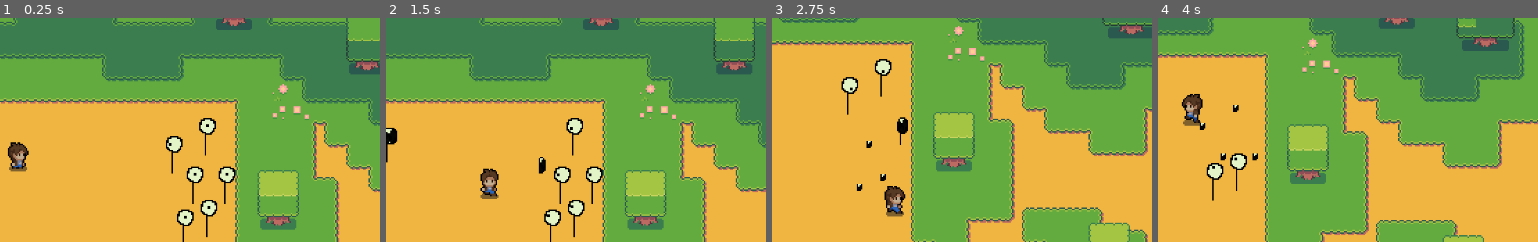
Above: before the commit, frames 1-4 (left to right).
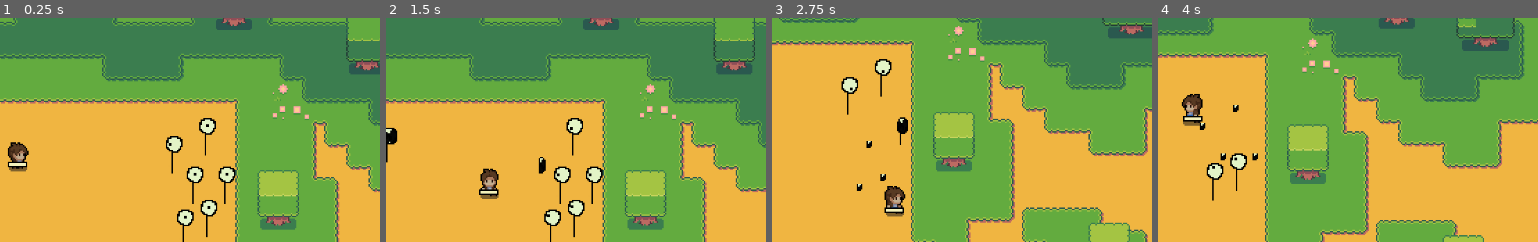
Above: after the commit, the same moments.

Repository: quimnuss/biopunk2d
Game: Godot game, scene res://levels/world.tscn
Same seed, same stepped clock (60 frames per second), same inputs: the game is played once before the commit and once after it.
Inputs:
- Up to frame 1 (0.25 s): no input
- Up to frame 2 (1.5 s): hold D (move_right) 0.53-1.28 s; hold E (interact) 0.53-1.28 s; hold S (move_down) from 1.28 s (still down); tap E (interact) at 1.35 s
- Up to frame 3 (2.75 s): release S (move_down) at 2.03 s; hold D (move_right) from 2.03 s (still down); hold E (interact) from 2.03 s (still down)
- Up to frame 4 (4 s): release D (move_right) at 2.78 s; release E (interact) at 2.78 s; hold W (move_up) 2.78-3.53 s; tap E (interact) at 2.85 s; hold A (move_left) from 3.53 s (still down); hold E (interact) from 3.53 s (still down)
The pictures show only the part of the screen within x 45-95%, y 17-67%; the shares and areas given below are measured in that part.

The runs differ from the first frame. In frame 1, 0.1% of the frame differs, in the area x 2-8%, y 63-67%; in frame 2, 0.1%; in frame 3, 0.1%, in the area x 29-35%, y 84-88%; in frame 4, 0.1%.

Commit message:
wip projectile

Diff:
--- a/actors/player/explorer.gd
+++ b/actors/player/explorer.gd
@@ -2,6 +2,8 @@
 extends CharacterBody2D
 @onready var sprite_2d: Sprite2D = $Anchor/Sprite2D
 @onready var animation_player: AnimationPlayer = $AnimationPlayer
+@onready var hand : Node2D = $Hand
+@export var last_obj : Node2D
 
 var last_walk_velocity : Vector2 = Vector2.ZERO
 
@@ -10,6 +12,8 @@
 var grabbable_objects : Array[Grabbable]
 
 var tool : Node2D
+
+var is_shooting : bool = false
 
 func _input(event: InputEvent) -> void:
     if event.is_action_pressed("interact") and last_obj:
@@ -26,6 +30,10 @@
         sprite_2d.flip_h = true
     elif direction.x > 0:
         sprite_2d.flip_h = false
+
+    if Input.is_action_just_pressed("shoot") and last_obj:
+        if tool:
+            shoot()
 
     if direction:
         velocity = direction * SPEED
@@ -56,7 +64,13 @@
 func closest_object(a : Node2D, b : Node2D):
     return self.global_position.distance_to(a.global_position) < self.global_position.distance_to(b.global_position)
 
-@export var last_obj : Node2D
+func shoot():
+    if is_shooting:
+        return
+    is_shooting = true
+
+    var start_position := self.global_position
+    var direction = -1 if sprite_2d.flip_h else 1
 
 func grabbable_changed():
     if not grabbable_objects and last_obj:
--- a/actors/player/explorer.tscn
+++ b/actors/player/explorer.tscn
@@ -2,6 +2,8 @@
 
 [ext_resource type="Script" uid="uid://b3t7hocj8h1je" path="res://actors/player/explorer.gd" id="1_hjlto"]
 [ext_resource type="Texture2D" uid="uid://e0cqobxwd1jy" path="res://actors/player/assets/player.png" id="2_xd2sl"]
+[ext_resource type="Script" uid="uid://x2gdyb3lkcy0" path="res://actors/player/projectile.gd" id="3_i26ny"]
+[ext_resource type="Texture2D" uid="uid://bhcn05ejrghsw" path="res://assets/stripe.png" id="4_1swmn"]
 
 [sub_resource type="CapsuleShape2D" id="CapsuleShape2D_xd2sl"]
 radius = 7.0
@@ -146,6 +148,12 @@
 [sub_resource type="CircleShape2D" id="CircleShape2D_xd2sl"]
 radius = 22.022715
 
+[sub_resource type="Curve2D" id="Curve2D_qmotx"]
+_data = {
+"points": PackedVector2Array(0, 0, 75, -150, 0, 0, 0, 0, 0, 0, 150, 0)
+}
+point_count = 2
+
 [node name="Explorer" type="CharacterBody2D" unique_id=1401498306]
 collision_layer = 2
 script = ExtResource("1_hjlto")
@@ -178,5 +186,15 @@
 [node name="Hand" type="Node2D" parent="." unique_id=1584428716]
 position = Vector2(10, -8)
 
+[node name="Projectile" type="Path2D" parent="." unique_id=1156796049]
+curve = SubResource("Curve2D_qmotx")
+script = ExtResource("3_i26ny")
+
+[node name="PathFollow2D" type="PathFollow2D" parent="Projectile" unique_id=757761090]
+rotation = -1.1071488
+
+[node name="Sprite2D" type="Sprite2D" parent="Projectile/PathFollow2D" unique_id=1671047091]
+texture = ExtResource("4_1swmn")
+
 [connection signal="area_entered" from="GrabArea2D" to="." method="_on_grab_area_2d_area_entered"]
 [connection signal="area_exited" from="GrabArea2D" to="." method="_on_grab_area_2d_area_exited"]
--- /dev/null
+++ b/actors/player/projectile.gd
@@ -0,0 +1,18 @@
+extends Path2D
+
+@export var speed := 400
+@export var target_position : Vector2
+
+@onready var path_follow_2d: PathFollow2D = $PathFollow2D
+
+func _ready() -> void:
+    curve.set_point_out(0, Vector2(target_position.x/2, -abs(target_position.x)))
+    curve.set_point_position(1, target_position)
+
+
+func _process(delta: float) -> void:
+    if not target_position:
+        return
+
+    if path_follow_2d.progress_ratio >= 0.98:
+        queue_free()
Not shown, added: actors/player/projectile.gd.uid
Binary file added: assets/stripe.png
Not shown, added: assets/stripe.png.import
